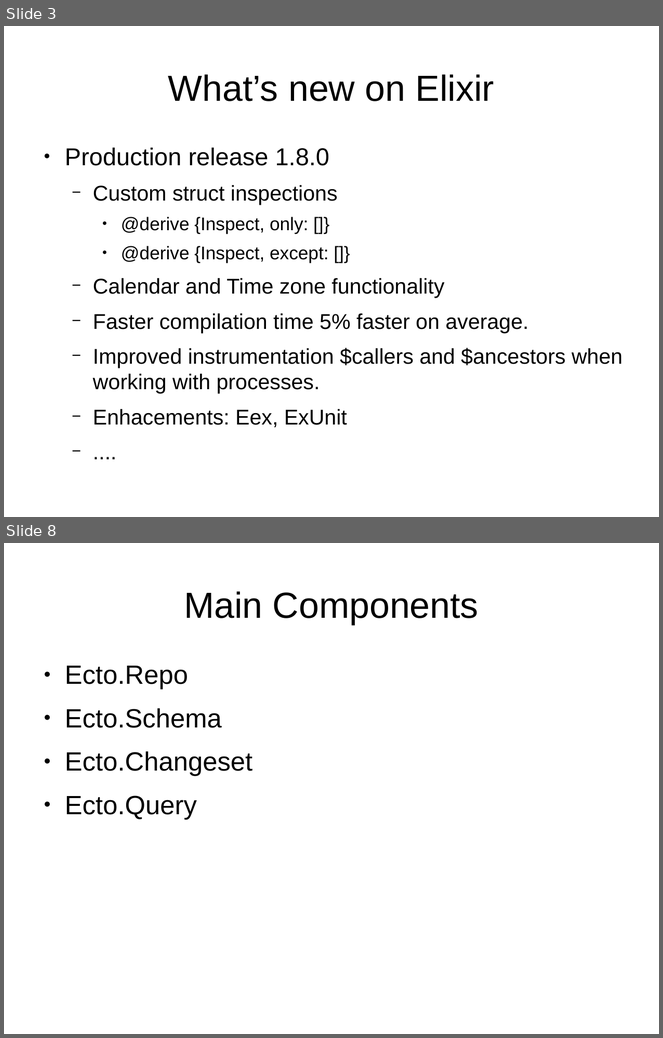
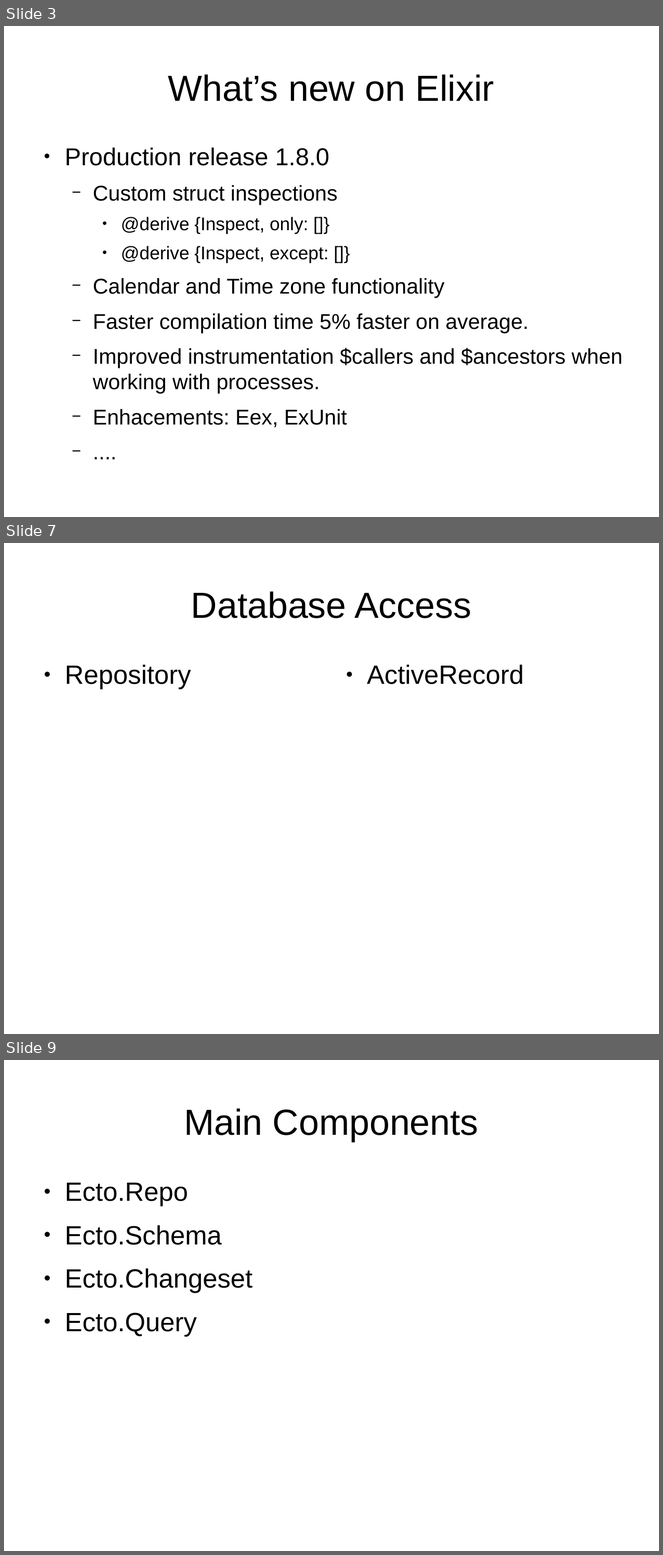
Before and after one commit to ramortegui/talks, a slide deck: odps/ecto.odp. Shown one above the other, each under a label of ours: slides 3 and 8 before the commit, slides 3, 7 and 9 after it; the slides between them are not shown. The pictures are 663x1038 and 663x1555 pixels, drawn with LibreOffice and Linux fonts; fonts in the diff are those of the drawing. Boxes give left, top, right and bottom in pixels: in the first picture for what was removed or moved away, otherwise in the second. Text is boxed around its words. In the diff, an @@ line names an element or a change of style, - is before the commit and + after.

```diff
--- a/odps/ecto.odp
+++ b/odps/ecto.odp
@@ slide 7 added at (4,543,659,1034), background #FFFFFF @@
@@ title added at (191,591,471,618), 44 pt, text #000000 @@
+Database Access
@@ text added at (65,665,191,690), 32 pt, text #000000 @@
+● Repository
@@ text added at (367,665,524,684), 32 pt, text #000000 @@
+● ActiveRecord
@@ what was slide 8 is now slide 9 @@
```
Also in this commit, not shown: 3 slides changed, 2 other slides added, 2 slides removed.
